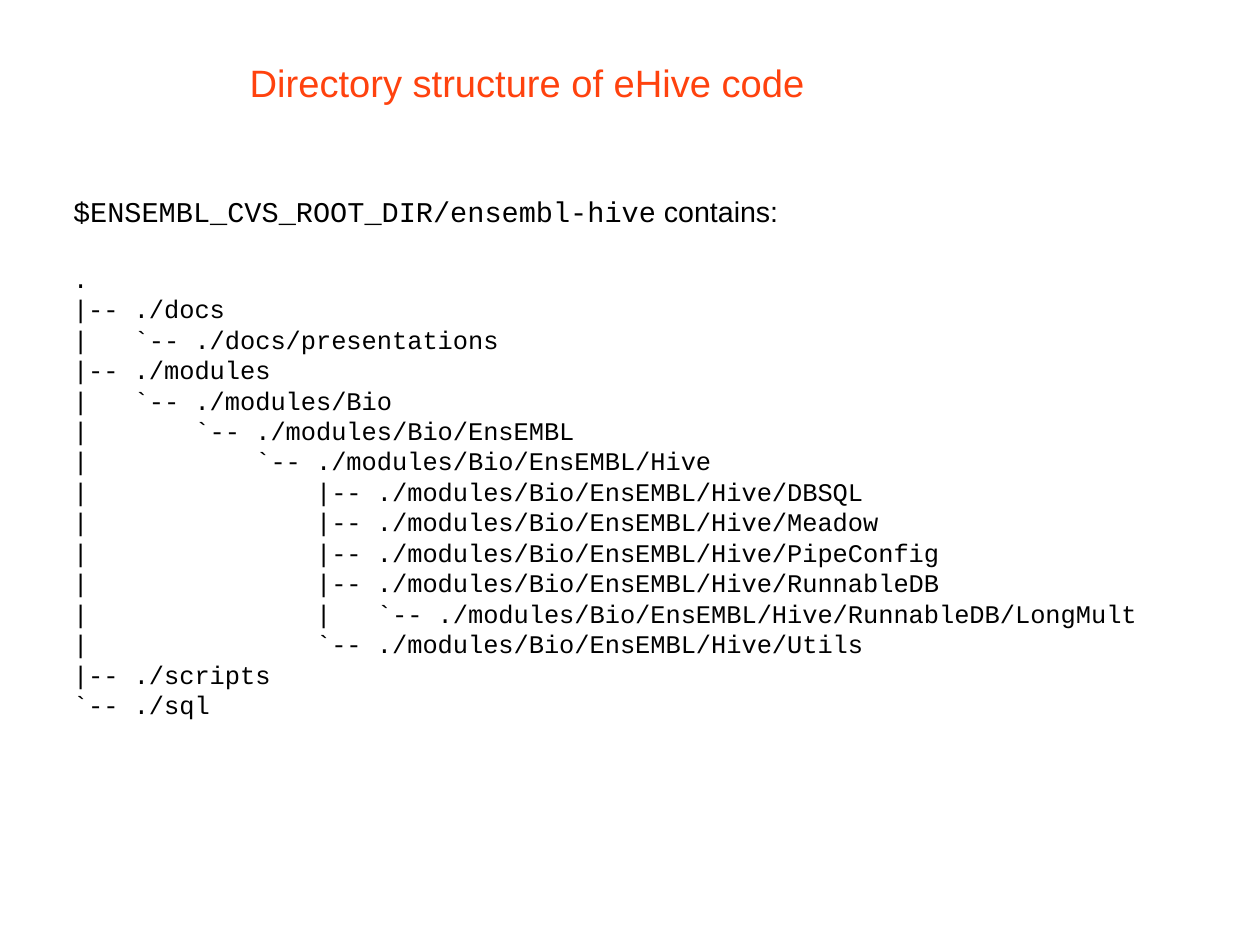
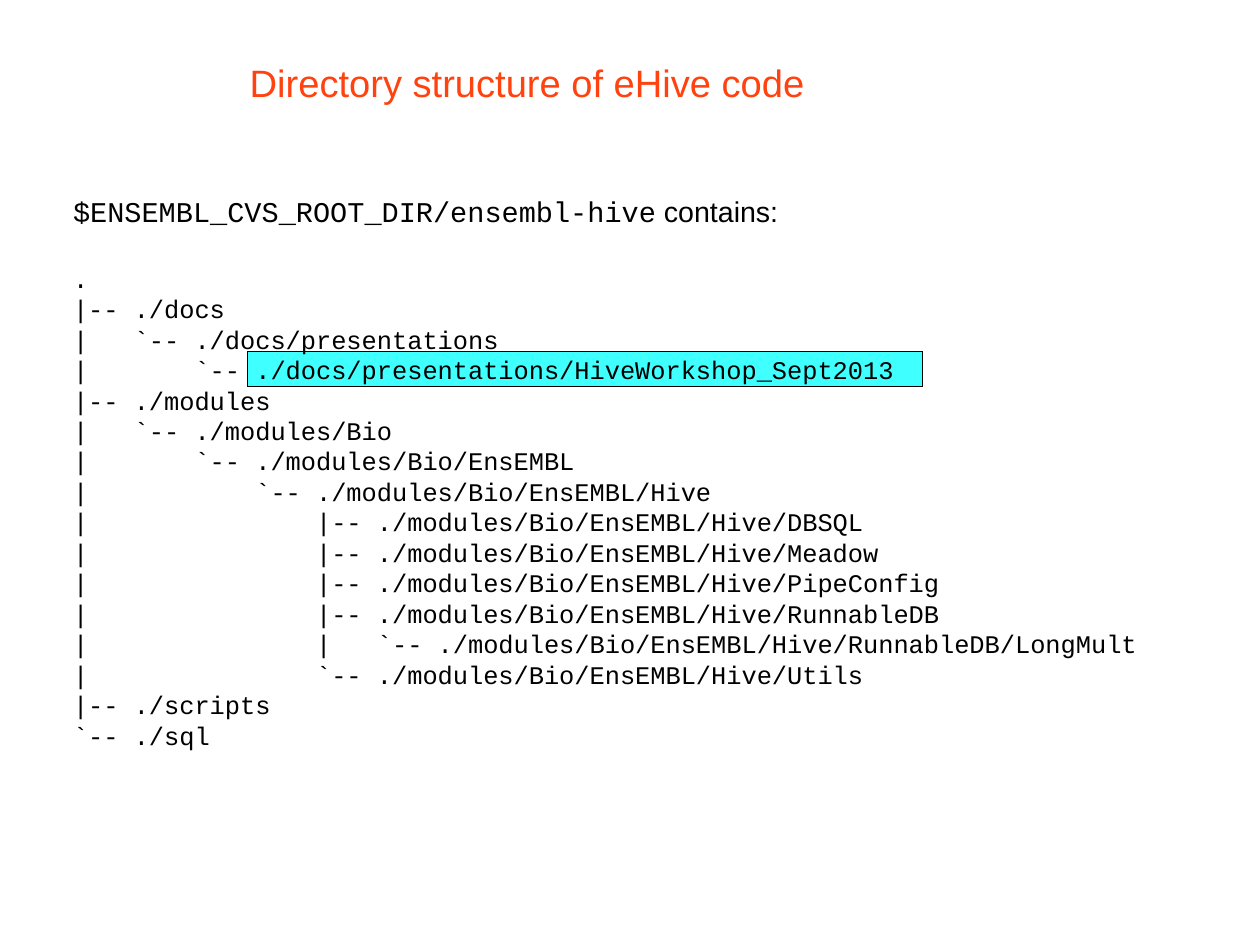
Before and after one commit to Ensembl/ensembl-hive, a slide deck: slide 6 of docs/presentations/HiveWorkshop_Sept2013/Slides_part1.odp. Drawn at 1260x945 pixels with LibreOffice and Linux fonts; fonts in the diff are those of the drawing; background and template pictures are left out. Boxes give left, top, right and bottom in pixels: in the first picture for what was removed or moved away, otherwise in the second. Text is boxed around its words. In the diff, an @@ line names an element or a change of style, - is before the commit and + after.

```diff
--- a/docs/presentations/HiveWorkshop_Sept2013/Slides_part1.odp
+++ b/docs/presentations/HiveWorkshop_Sept2013/Slides_part1.odp
@@ rectangle added at [248,351,924,386], fill #00FFFF at 75% opacity, outline #000000 0 pt @@
@@ text at [255,360,893,387]: paragraph added @@
+| `-- ./docs/presentations/HiveWorkshop_Sept2013
```
Also in this commit, not shown: 1 other slide changed, 5 other files.
